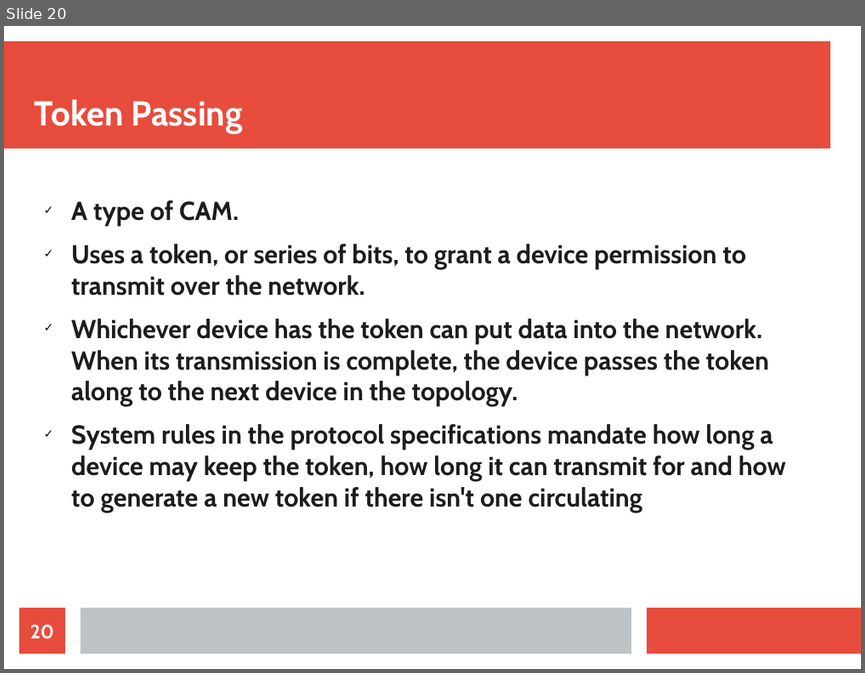
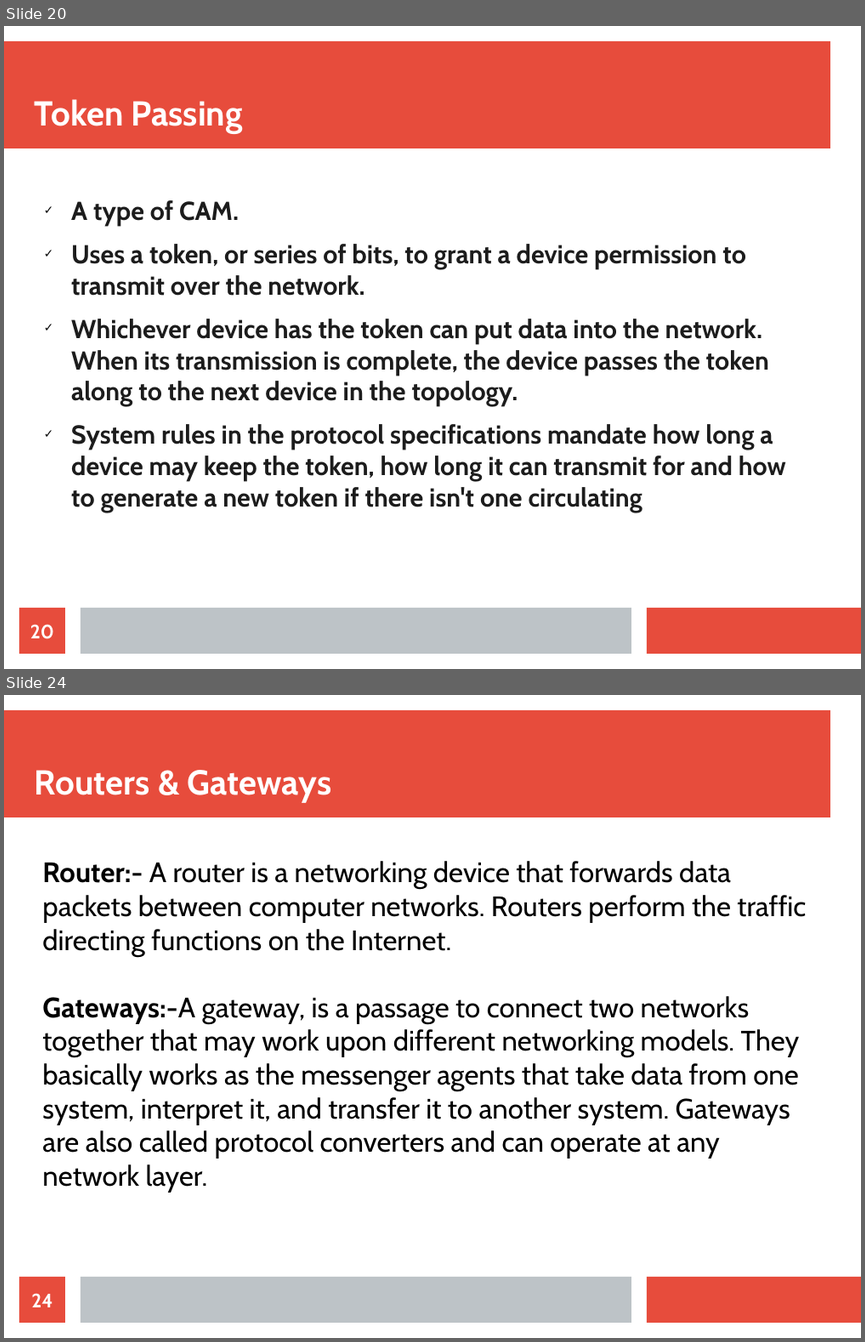
Before and after one commit to kanhaji/CN_Presentation_Section_C, a slide deck: CN PRESENTATION.odp. Shown one above the other, each under a label of ours: slide 20 before the commit, slides 20 and 24 after it; the slides between them are not shown. The pictures are 865x673 and 865x1342 pixels, drawn with LibreOffice and Linux fonts; fonts in the diff are those of the drawing. Boxes give left, top, right and bottom in pixels: in the first picture for what was removed or moved away, otherwise in the second. Text is boxed around its words. In the diff, an @@ line names an element or a change of style, - is before the commit and + after.

```diff
--- a/CN PRESENTATION.odp
+++ b/CN PRESENTATION.odp
@@ slide 24 added at box(4, 695, 861, 1338), background #FFFFFF; not listed: 3 template elements that a slide beside it also shows @@
@@ title added at box(35, 770, 332, 803), 32 pt, text #FFFFFF, bold @@
+Routers & Gateways
@@ text added at box(42, 861, 806, 1192), 26 pt, text #000000 @@
+Router:- A router is a networking device that forwards data packets between computer networks. Routers perform the traffic directing functions on the Internet.
+Gateways:-A gateway, is a passage to connect two networks together that may work upon different networking models. They basically works as the messenger agents that take data from one system, interpret it, and transfer it to another system. Gateways are also called protocol converters and can operate at any network layer.
@@ page number added at box(19, 1276, 65, 1322), fill #E74C3C, 18 pt, text #FFFFFF, bold @@
+24
```
Also in this commit, not shown: 5 other slides added.
